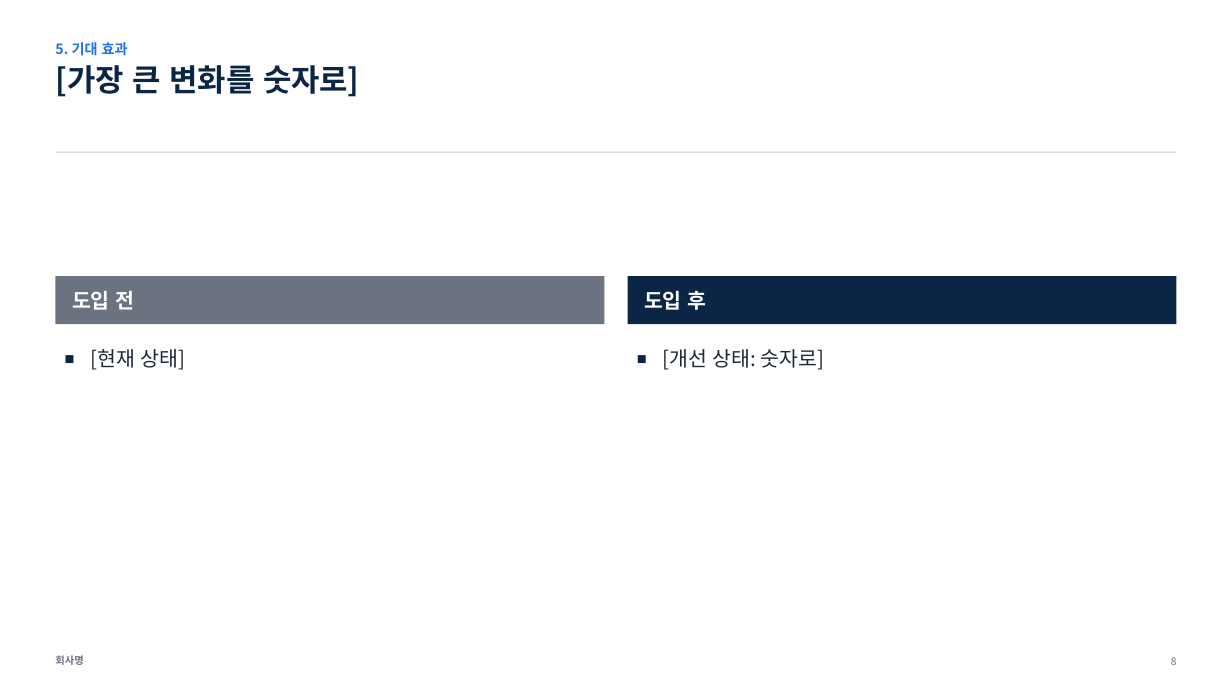
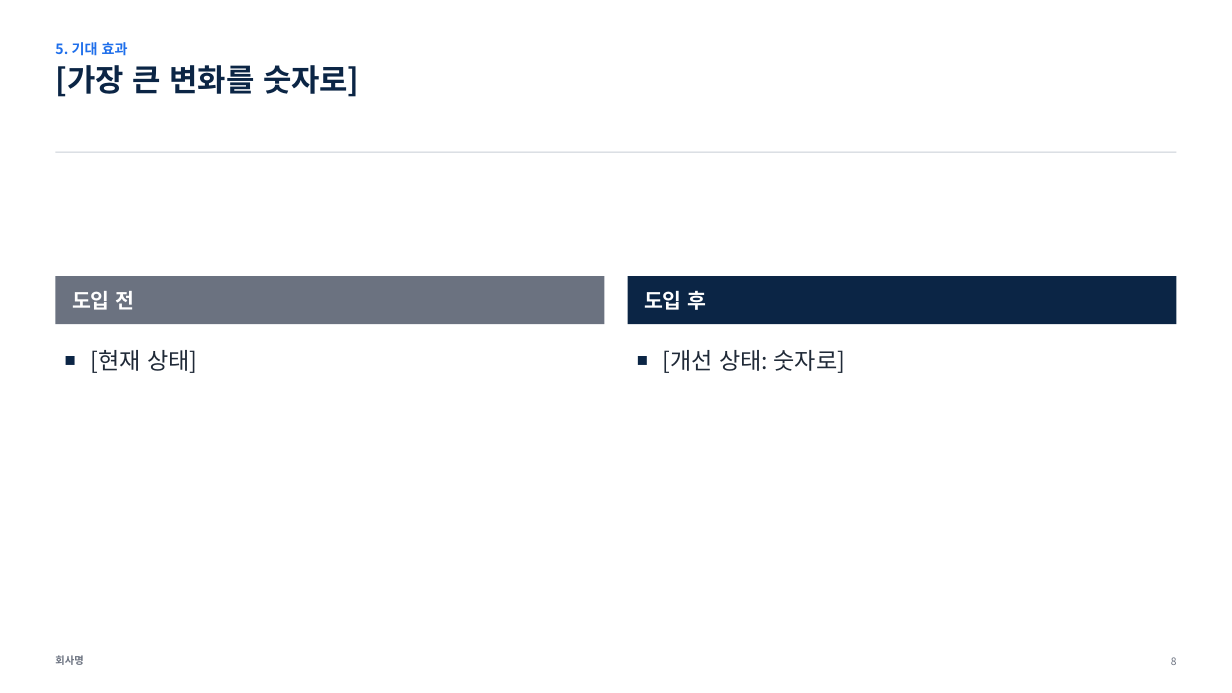
Before and after one commit to jch2100/document, a slide deck: slide 8 of yangsik/templates/pptx/02-proposal-sales/template.pptx. Drawn at 1232x693 pixels with LibreOffice and Linux fonts; fonts in the diff are those of the drawing. Boxes give left, top, right and bottom in pixels: in the first picture for what was removed or moved away, otherwise in the second. Text is boxed around its words. In the diff, an @@ line names an element or a change of style, - is before the commit and + after.

```diff
--- a/yangsik/templates/pptx/02-proposal-sales/template.pptx
+++ b/yangsik/templates/pptx/02-proposal-sales/template.pptx
@@ text "[현재 상태]" at <box>91,350,197,373</box>: size 16 to 18 pt @@
@@ text "[개선 상태: 숫자로]" at <box>663,350,846,373</box>: size 16 to 18 pt @@
```
Also in this commit, not shown: 3 other slides changed, 32 other files.
